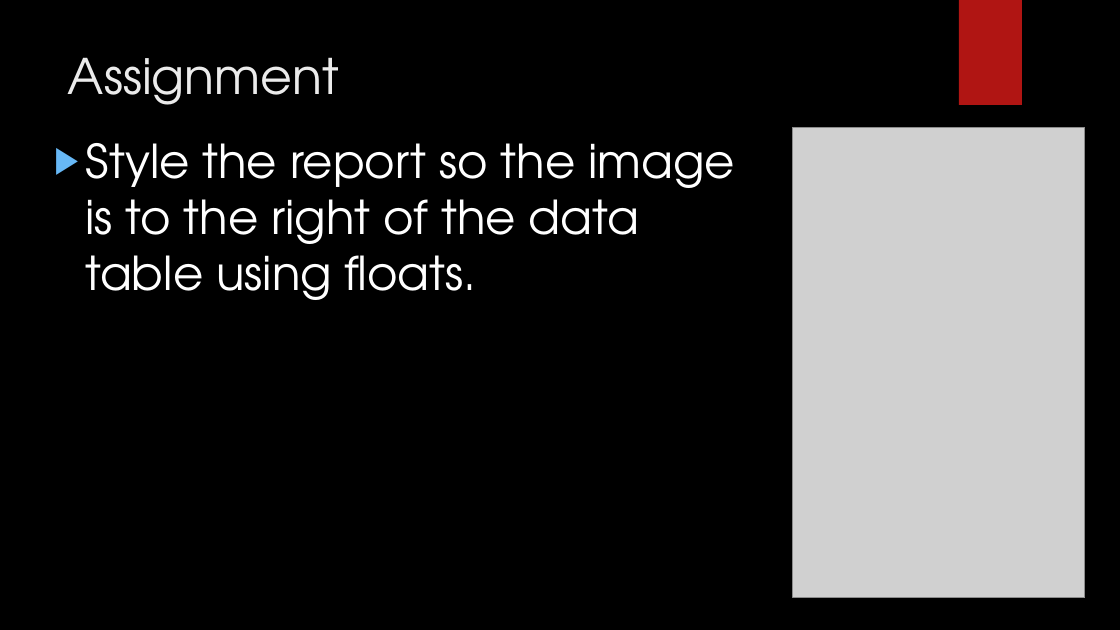
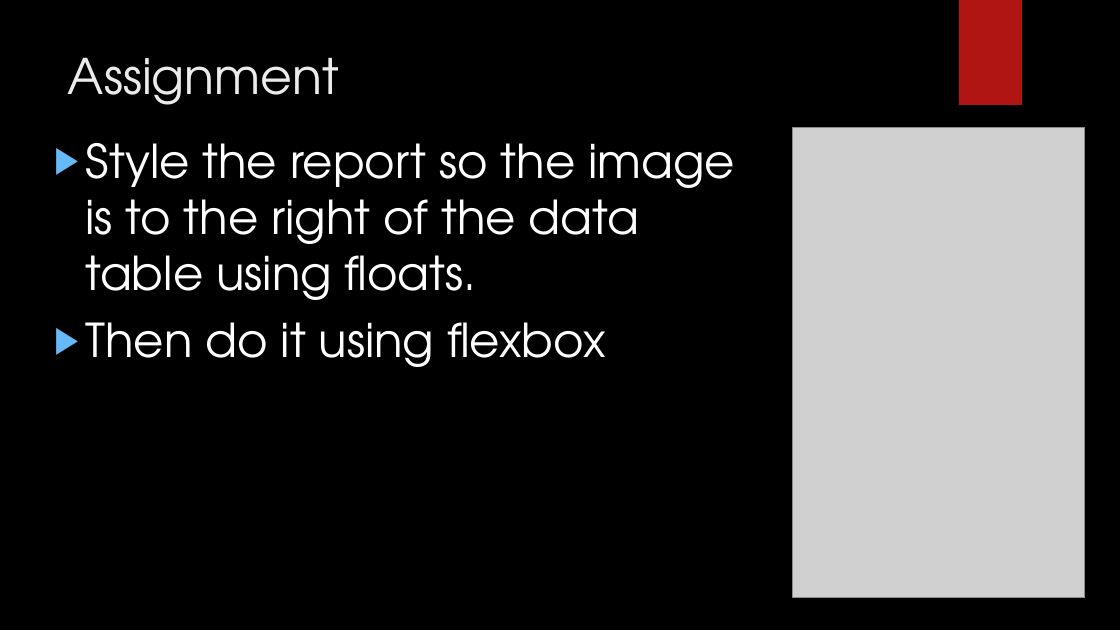
Before and after one commit to LogolsLLC/Logols-May2018, a slide deck: slide 21 of Slides/09_CSS_TrainingPlan.pptx (slide 20 before the commit). Drawn at 1120x630 pixels with LibreOffice and Linux fonts; fonts in the diff are those of the drawing; grey boxes stand for pictures; background and template pictures are left out. Boxes give left, top, right and bottom in pixels: in the first picture for what was removed or moved away, otherwise in the second. Text is boxed around its words. In the diff, an @@ line names an element or a change of style, - is before the commit and + after.

```diff
--- a/Slides/09_CSS_TrainingPlan.pptx
+++ b/Slides/09_CSS_TrainingPlan.pptx
@@ text at (86,322,605,367): paragraph added @@
+▶ Then do it using flexbox
```
Also in this commit, not shown: 1 other slide changed, 1 slide added, 2 slides removed, 44 other files.
